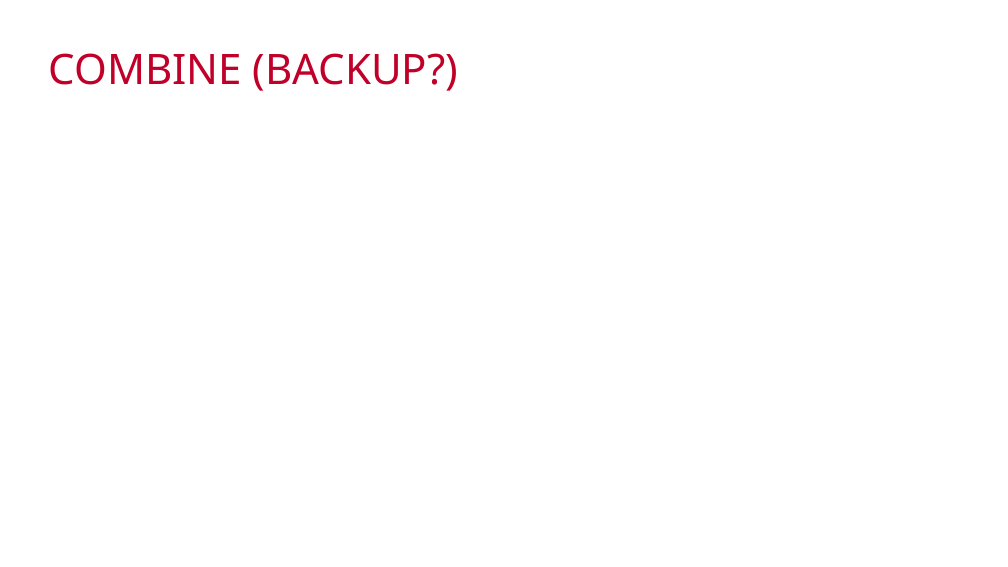
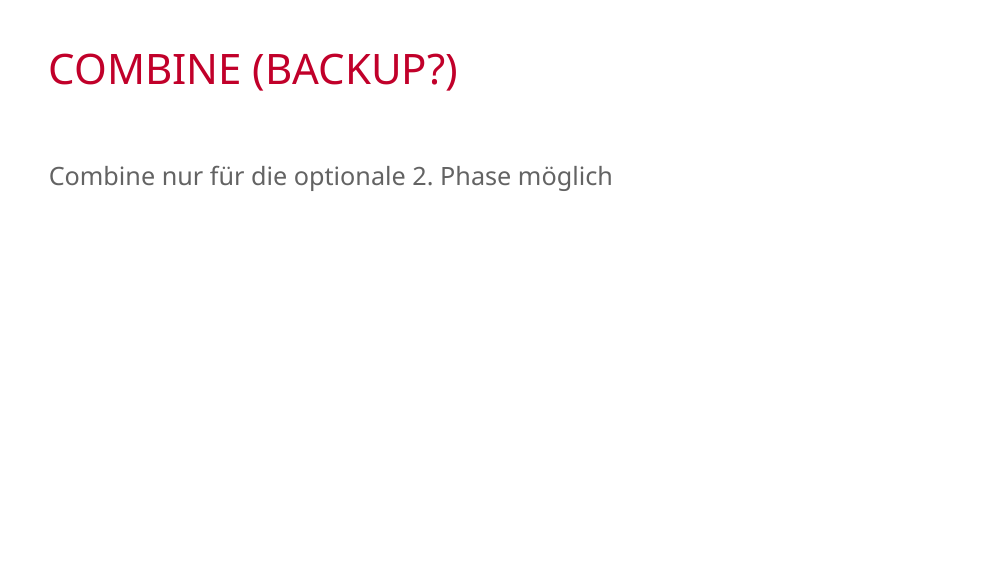
Before and after one commit to mawehl/BigData, a slide deck: slide 31 of CloudBurst_Wehle.pptx (slide 20 before the commit). Drawn at 1008x567 pixels with LibreOffice and Linux fonts; fonts in the diff are those of the drawing; background and template pictures are left out. Boxes give left, top, right and bottom in pixels: in the first picture for what was removed or moved away, otherwise in the second. Text is boxed around its words. In the diff, an @@ line names an element or a change of style, - is before the commit and + after.

```diff
--- a/CloudBurst_Wehle.pptx
+++ b/CloudBurst_Wehle.pptx
@@ subtitle added at (x1=49, y1=166, x2=613, y2=191), 24 pt, text #636363 @@
+Combine nur für die optionale 2. Phase möglich
```
Also in this commit, not shown: 7 other slides changed, 4 slides added, 2 slides removed, 1 other file.
